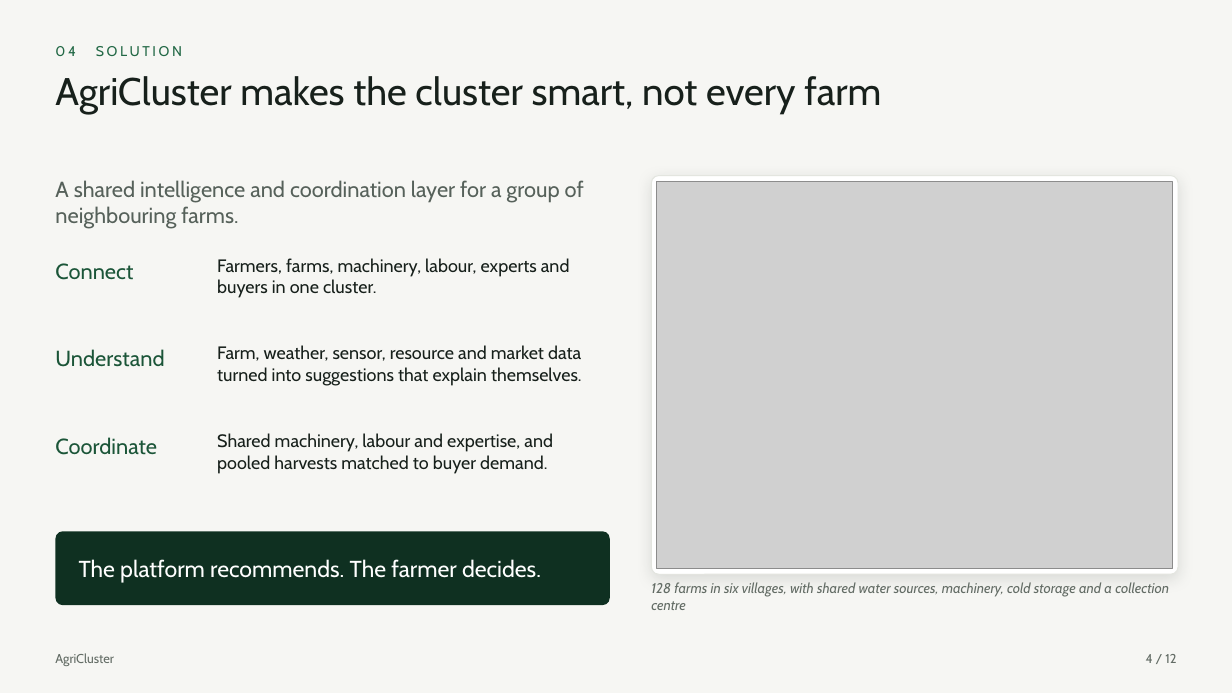
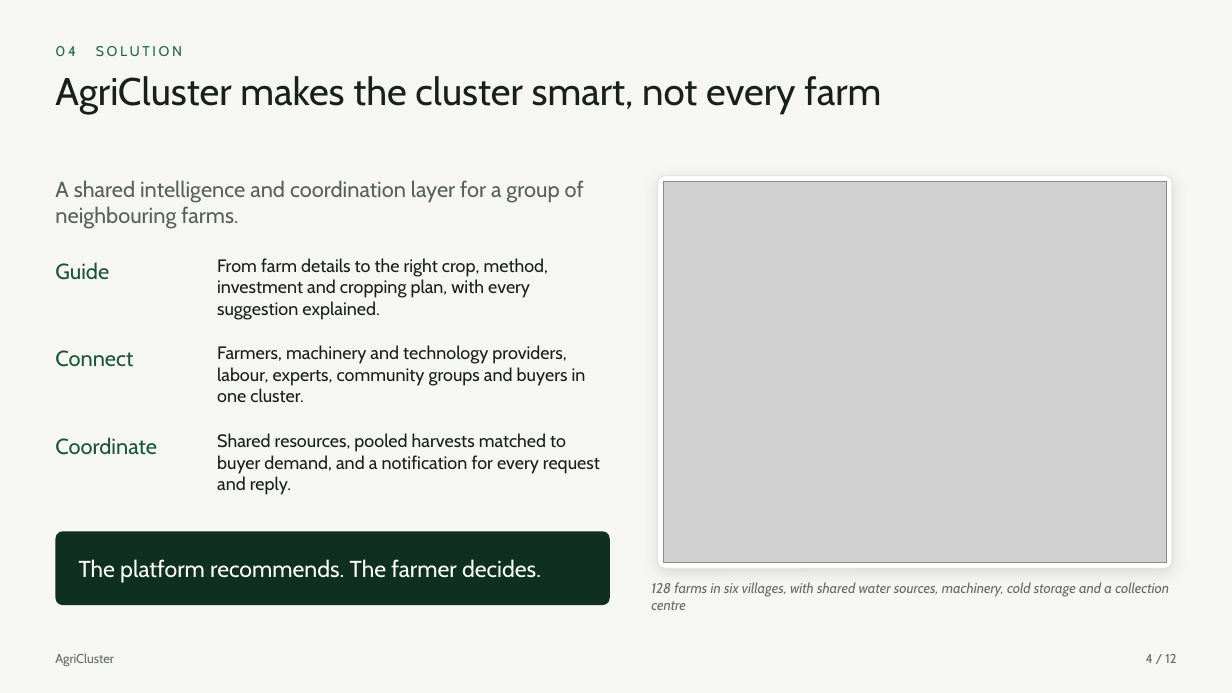
Before and after one commit to spandanamahesh63-hue/Agri_cluster-2, a slide deck: slide 4 of deck/AgriCluster-pitch.pptx. Drawn at 1232x693 pixels with LibreOffice and Linux fonts; fonts in the diff are those of the drawing; grey boxes stand for pictures. Boxes give left, top, right and bottom in pixels: in the first picture for what was removed or moved away, otherwise in the second. Text is boxed around its words. In the diff, an @@ line names an element or a change of style, - is before the commit and + after.

```diff
--- a/deck/AgriCluster-pitch.pptx
+++ b/deck/AgriCluster-pitch.pptx
@@ rounded rectangle resized from (x1=652, y1=176, x2=1178, y2=574) to (x1=658, y1=176, x2=1172, y2=568) @@
@@ picture resized from (x1=657, y1=181, x2=1173, y2=568) to (x1=664, y1=181, x2=1166, y2=563) @@
@@ text added at (x1=55, y1=262, x2=109, y2=280), 17 pt, text #1B5538 @@
+Guide
@@ text at (x1=217, y1=258, x2=549, y2=320): text changed @@
-Farmers, farms, machinery, labour, experts and buyers in one cluster.
+From farm details to the right crop, method, investment and cropping plan, with every suggestion explained.
@@ text "Connect" moved from (x1=55, y1=263, x2=133, y2=280) to (x1=55, y1=350, x2=133, y2=367) @@
@@ text removed at (x1=55, y1=349, x2=164, y2=367) @@
-Understand
@@ text at (x1=217, y1=345, x2=586, y2=403): text changed @@
-Farm, weather, sensor, resource and market data turned into suggestions that explain themselves.
+Farmers, machinery and technology providers, labour, experts, community groups and buyers in one cluster.
@@ text at (x1=217, y1=433, x2=600, y2=495): text changed @@
-Shared machinery, labour and expertise, and pooled harvests matched to buyer demand.
+Shared resources, pooled harvests matched to buyer demand, and a notification for every request and reply.
```
Also in this commit, not shown: 4 other slides changed, 1 slide added, 1 slide removed, 24 other files.
